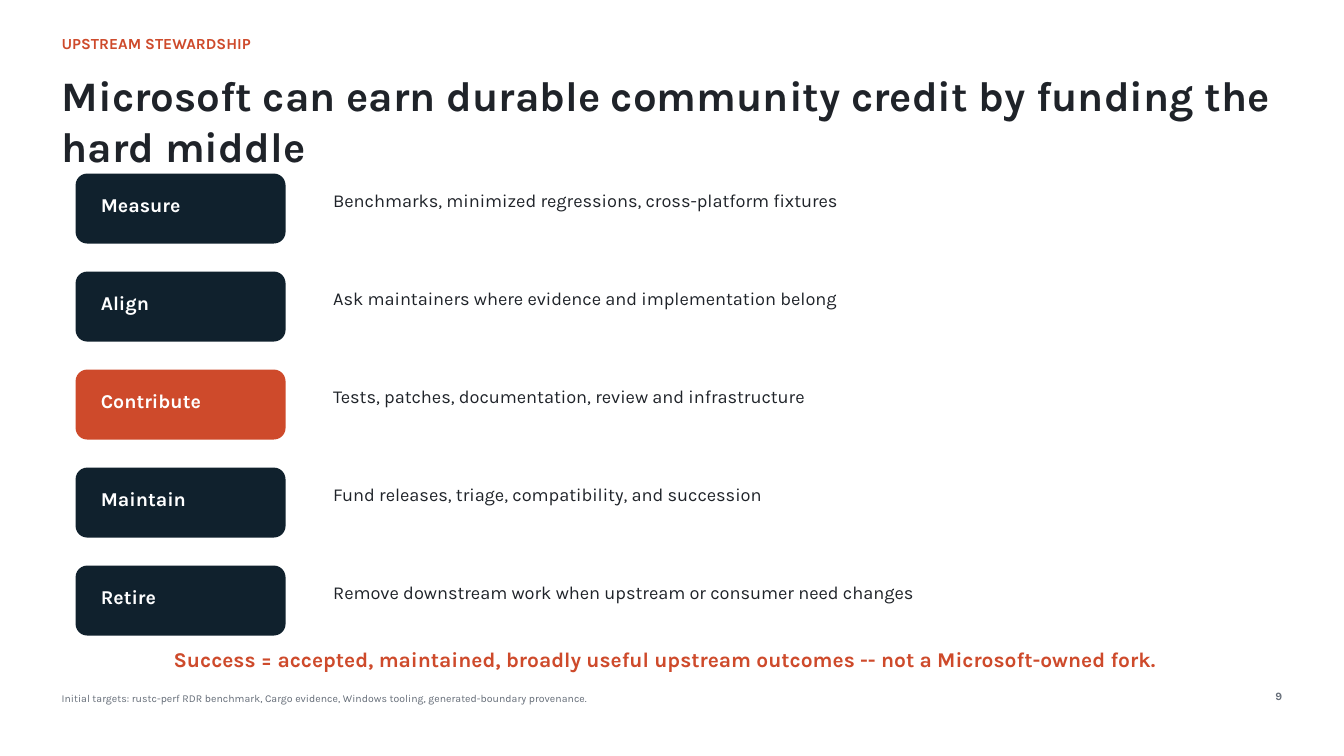
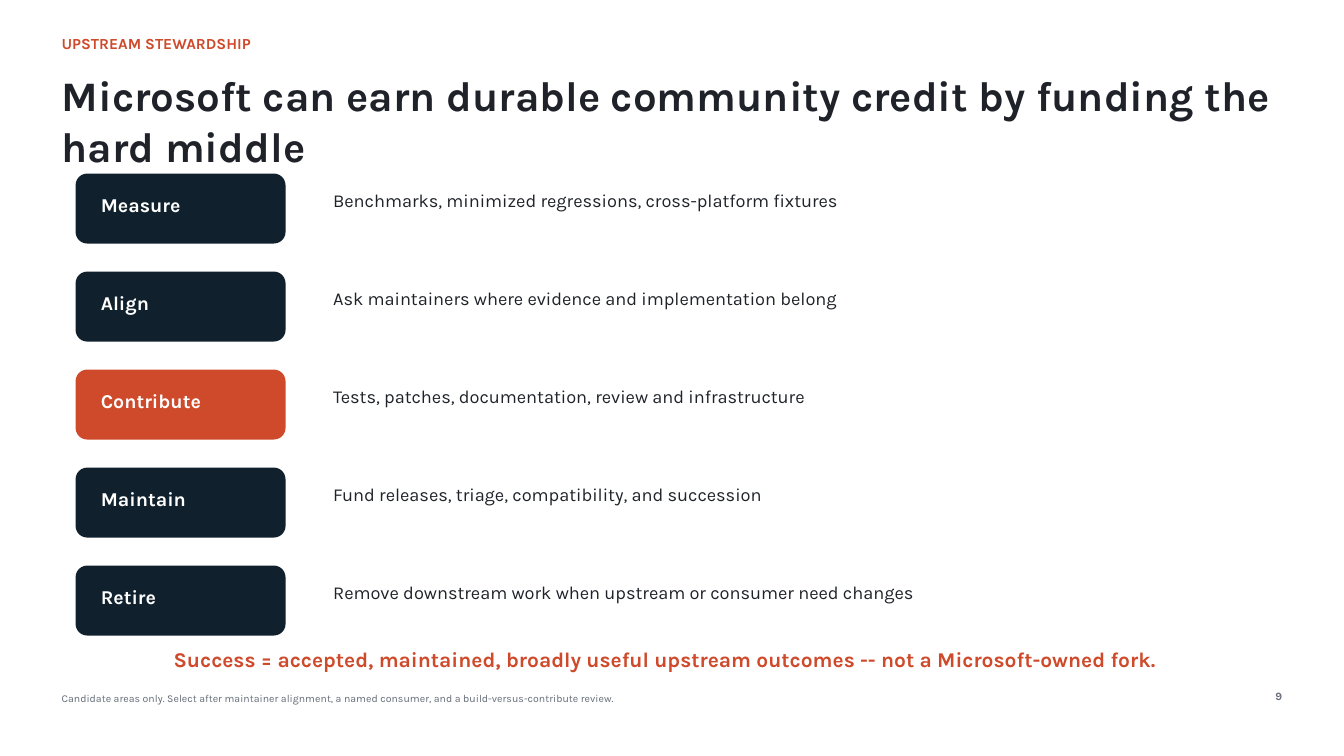
Before and after one commit to giodl73-repo/FERRIS, a slide deck: slide 9 of docs/leadership/MICROSOFT_RUST_INVESTMENT_DECK.pptx. Drawn at 1344x756 pixels with LibreOffice and Linux fonts; fonts in the diff are those of the drawing. Boxes give left, top, right and bottom in pixels: in the first picture for what was removed or moved away, otherwise in the second. Text is boxed around its words. In the diff, an @@ line names an element or a change of style, - is before the commit and + after.

```diff
--- a/docs/leadership/MICROSOFT_RUST_INVESTMENT_DECK.pptx
+++ b/docs/leadership/MICROSOFT_RUST_INVESTMENT_DECK.pptx
@@ text at (x1=62, y1=695, x2=614, y2=705): text changed @@
-Initial targets: rustc-perf RDR benchmark, Cargo evidence, Windows tooling, generated-boundary provenance.
+Candidate areas only. Select after maintainer alignment, a named consumer, and a build-versus-contribute review.
```
Also in this commit, not shown: 9 other slides changed, 1 slide added, 1 slide removed, 41 other files.
